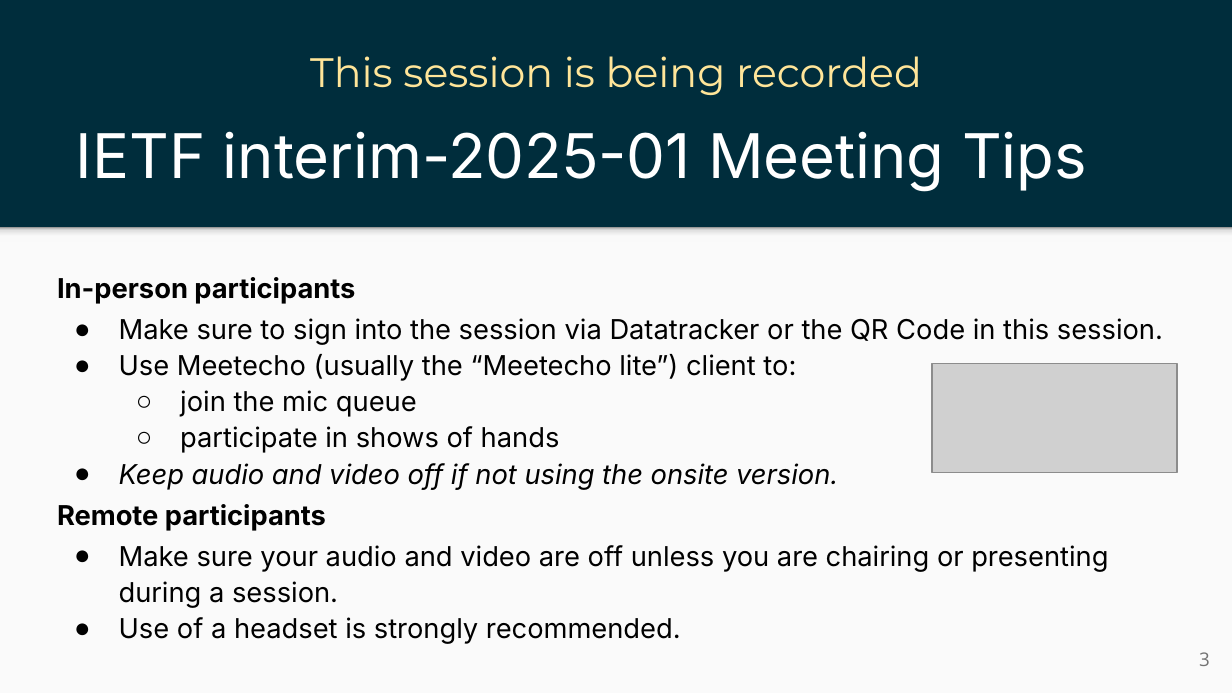
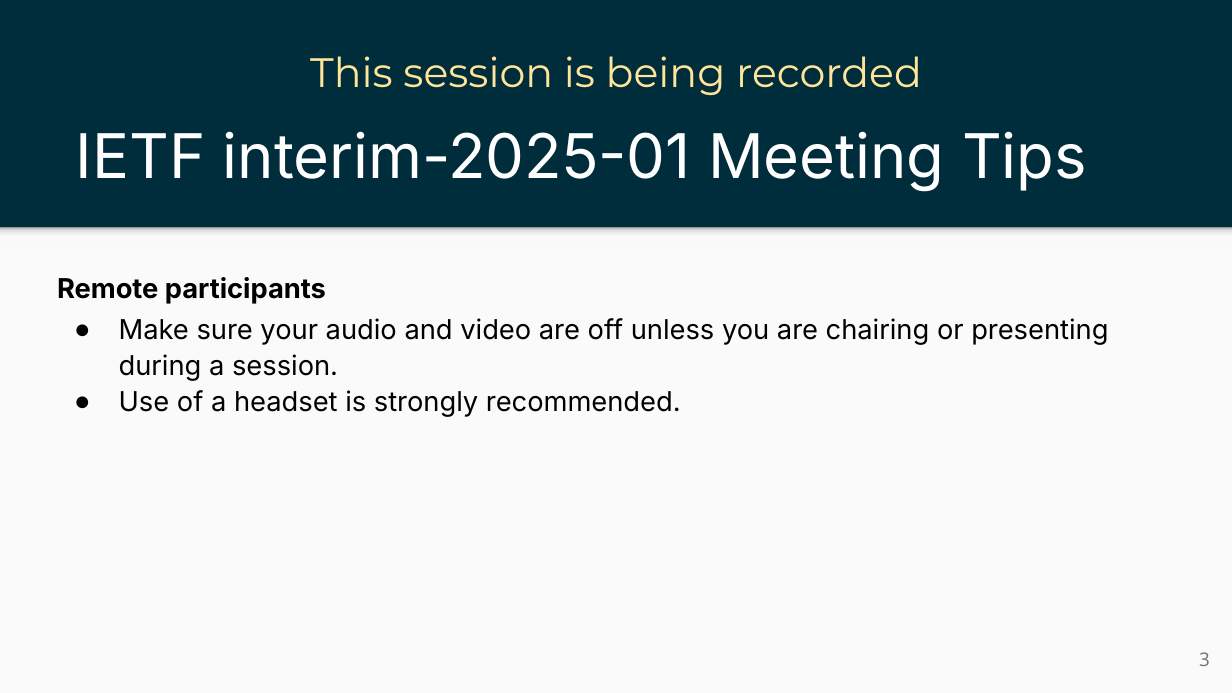
Before and after one commit to ietf-ippm/meeting-materials, a slide deck: slide 3 of interim-01/Slides/chair-slides-bmwg-ippm.pptx. Drawn at 1232x693 pixels with LibreOffice and Linux fonts; fonts in the diff are those of the drawing; grey boxes stand for pictures. Boxes give left, top, right and bottom in pixels: in the first picture for what was removed or moved away, otherwise in the second. Text is boxed around its words. In the diff, an @@ line names an element or a change of style, - is before the commit and + after.

Commit message:
Minor edits to chair slides
* Remove on-site tips,
* Update description of joint chartering discussion

```diff
--- a/interim-01/Slides/chair-slides-bmwg-ippm.pptx
+++ b/interim-01/Slides/chair-slides-bmwg-ippm.pptx
@@ text at box(57, 277, 1163, 490): paragraphs removed @@
-In-person participants
-● Make sure to sign into the session via Datatracker or the QR Code in this session.
-● Use Meetecho (usually the “Meetecho lite”) client to:
-  ○ join the mic queue
-  ○ participate in shows of hands
-● Keep audio and video off if not using the onsite version.
@@ picture removed at box(931, 363, 1177, 473) @@
```
Also in this commit, not shown: 1 other slide changed.
